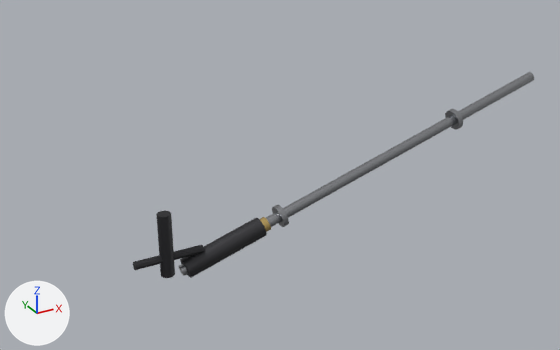
One commit to the glTF model boats/exports/steam/Shafting.glb: the scene before it, then after it.
Rendered twice from a 50 mm camera at (-4.02, -2.68, 1.08) aimed at (-2.5, 0.08, -0.3). Every picture has the same lights, and +X, +Y and +Z are marked at lower left. The older version comes first. Vertices at exactly the same position are counted once.

Objects in the first picture: 'Shafting'.
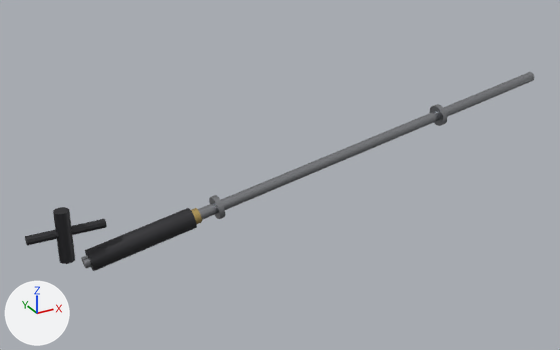
Diff of the bpy script that builds the scene:
```diff
--- a/boats/exports/steam/Shafting.glb.py
+++ b/boats/exports/steam/Shafting.glb.py
@@ me_shafting @@
 # used by ob_shafting; location = (0.0, 0.0, 0.0)
-me_shafting.from_pydata(...)  # 212 vertices, 392 faces; spans x -3.22..-1.11, y -0.05..0.05, z -0.64..0.0
+me_shafting.from_pydata(...)  # 212 vertices, 392 faces; spans x -3.62..-1.12, y -0.05..0.05, z -0.49..0.0
+# me_shafting part 1: the loose piece of 28 vertices spanning x -2.68..-2.6, y -0.03..0.03, z -0.53..-0.45 is moved by (-0.32, 0.0, 0.12)
+# me_shafting part 2: the loose piece of 28 vertices spanning x -3.01..-2.63, y -0.05..0.05, z -0.64..-0.44 is turned 6.4 degrees about the y axis through its middle and scaled by 1.17, then moved by (-0.36, 0.0, 0.13)
+# me_shafting part 3: the loose piece of 24 vertices spanning x -3.11..-3.05, y -0.03..0.03, z -0.6..-0.32 is scaled about its middle by (1, 1, 0.749), then moved by (-0.4, 0.0, 0.14)
+# me_shafting part 4: the loose piece of 20 vertices spanning x -3.22..-2.92, y -0.02..0.02, z -0.54..-0.5 is moved by (-0.4, 0.0, 0.22)
+# me_shafting part 5: the loose piece of 28 vertices spanning x -1.62..-1.57, y -0.05..0.05, z -0.22..-0.12 is moved by (-0.1, 0.0, 0.04)
+# me_shafting part 6: the loose piece of 28 vertices spanning x -2.57..-2.52, y -0.05..0.05, z -0.51..-0.41 is moved by (-0.3, 0.0, 0.11)
+# me_shafting part 7: all 14 vertices in x -3.03..-3.01, y -0.02..0.02, z -0.62..-0.58 are moved by (-0.4, 0.0, 0.15)
+# other edits to the shape of me_shafting do not show in these pictures
 me_shafting.materials.append(mat_brass)
```

Boxes (x1, y1, x2, y2) around the edits, measured in the pictures (560 x 350 px; the box of a moved part takes in the faces that stretch with it):
'Shafting', reshaped (27% wider)
    before: (133, 72, 534, 278)
    after: (25, 72, 534, 271)
part 1 of me_shafting, moved or reshaped
    before: (260, 217, 271, 232)
    after: (191, 208, 202, 224)
part 2 of me_shafting, moved or reshaped
    before: (180, 218, 267, 278)
    after: (85, 208, 197, 271)
part 3 of me_shafting, moved or reshaped
    before: (156, 211, 175, 278)
    after: (53, 207, 75, 264)
part 4 of me_shafting, moved or reshaped
    before: (133, 245, 204, 270)
    after: (25, 219, 107, 246)
part 5 of me_shafting, moved or reshaped
    before: (445, 109, 463, 130)
    after: (430, 104, 447, 126)
part 6 of me_shafting, moved or reshaped
    before: (272, 205, 289, 227)
    after: (209, 195, 225, 219)
part 7 of me_shafting, moved or reshaped
    before: (179, 72, 534, 276)
    after: (81, 72, 534, 268)
